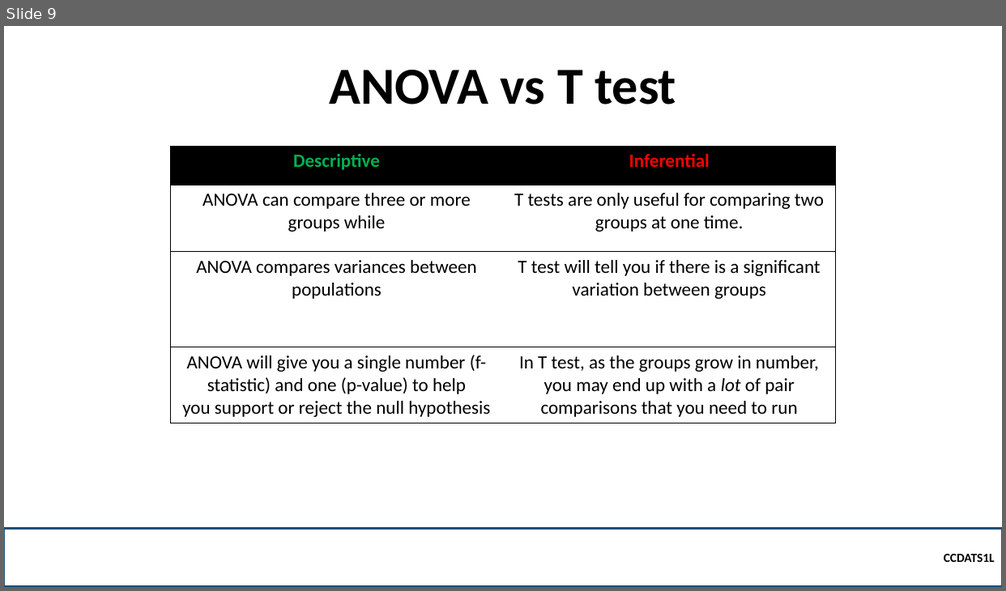
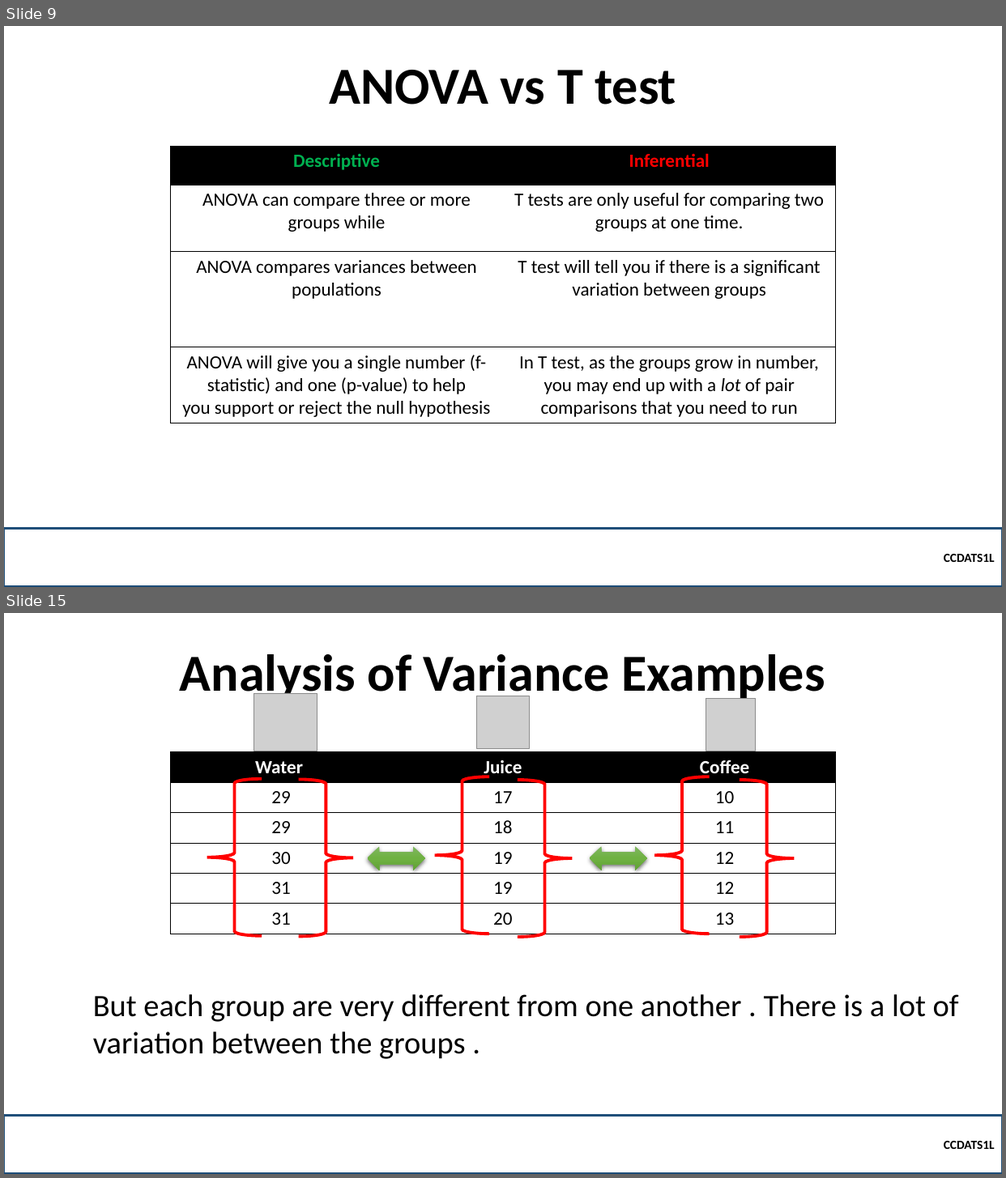
Before and after one commit to robitussin/CCDATS1L, a slide deck: week 10/Analysis of Variance.pptx. Shown one above the other, each under a label of ours: slide 9 before the commit, slides 9 and 15 after it; the slides between them are not shown. The pictures are 1006x591 and 1006x1178 pixels, drawn with LibreOffice and Linux fonts; fonts in the diff are those of the drawing; grey boxes stand for pictures; background and template pictures are left out. Boxes give left, top, right and bottom in pixels: in the first picture for what was removed or moved away, otherwise in the second. Text is boxed around its words. In the diff, an @@ line names an element or a change of style, - is before the commit and + after.

```diff
--- a/week 10/Analysis of Variance.pptx
+++ b/week 10/Analysis of Variance.pptx
@@ slide 15 added at (4,613,1002,1174), background picture (left out) @@
@@ title added at (180,654,825,703), 50 pt, text #000000, bold @@
+Analysis of Variance Examples
@@ picture added at (254,693,317,751) @@
@@ picture added at (476,696,530,748) @@
@@ picture added at (706,698,756,752) @@
@@ table added at (170,752,835,934), 6 rows, 3 columns @@
+Water | Juice | Coffee
+29 | 17 | 10
+29 | 18 | 11
+30 | 19 | 12
+31 | 19 | 12
+31 | 20 | 13
@@ left brace added at (206,779,262,936), outline #FF0000 3 pt @@
@@ left brace added at (299,779,354,936), outline #FF0000 3 pt @@
@@ left brace added at (435,777,490,934), outline #FF0000 3 pt @@
@@ left brace added at (518,780,572,937), outline #FF0000 3 pt @@
@@ left brace added at (654,777,710,934), outline #FF0000 3 pt @@
@@ left brace added at (740,780,795,937), outline #FF0000 3 pt @@
@@ left right arrow added at (368,846,425,870), fill gradient #81B861 to #6FB242 to #62A336 @@
@@ left right arrow added at (590,846,647,870), fill gradient #81B861 to #6FB242 to #62A336 @@
@@ text added at (93,995,959,1059), 30 pt, text #000000 @@
+But each group are very different from one another . There is a lot of variation between the groups .
@@ rectangle added at (4,1115,1002,1174), outline #1F4E79 2.25 pt, 12 pt, text #000000, bold @@
+  CCDATS1L
```
Also in this commit, not shown: 1 slide changed, 16 other slides added, 2 other files.
